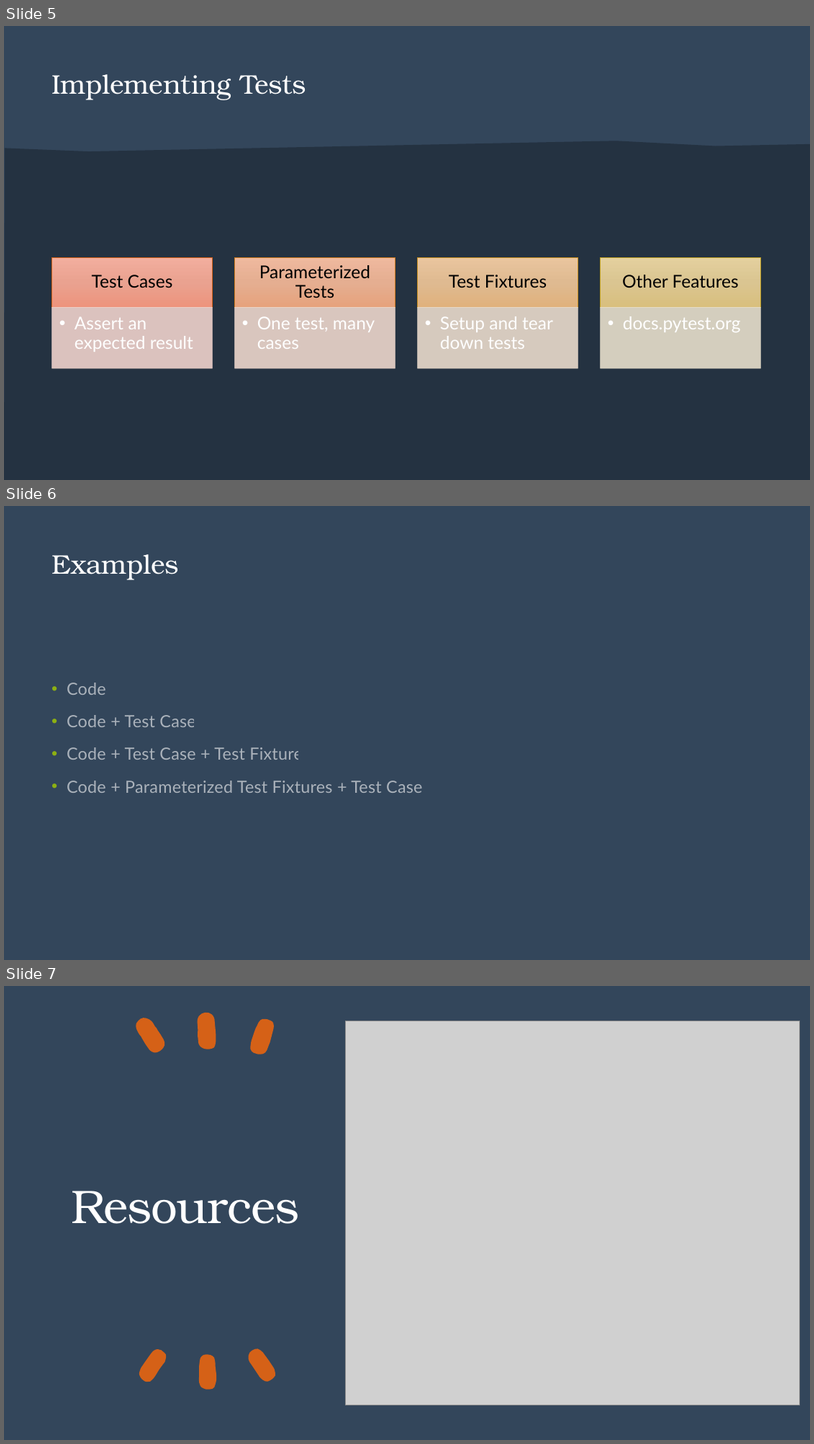
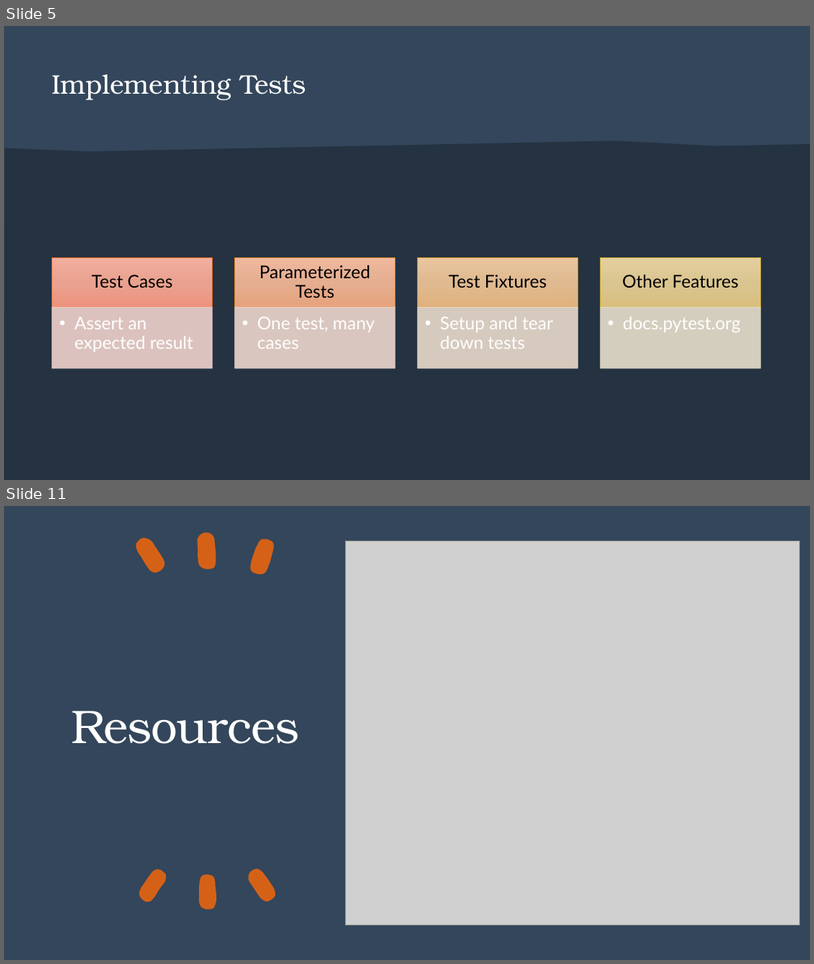
Before and after one commit to hc-sc-ocdo-bdpd/testing-demo, a slide deck: UnitTestingInPython.pptx. Shown one above the other, each under a label of ours: slides 5, 6 and 7 before the commit, slides 5 and 11 after it; the slides between them are not shown. The pictures are 814x1444 and 814x964 pixels, drawn with LibreOffice and Linux fonts; fonts in the diff are those of the drawing; grey boxes stand for pictures. Boxes give left, top, right and bottom in pixels: in the first picture for what was removed or moved away, otherwise in the second. Text is boxed around its words. In the diff, an @@ line names an element or a change of style, - is before the commit and + after.

Commit message:
update examples and slides

```diff
--- a/UnitTestingInPython.pptx
+++ b/UnitTestingInPython.pptx
@@ slide 6 removed at (x1=4, y1=506, x2=810, y2=960), background #243241 @@
@@ rectangle removed at (x1=4, y1=506, x2=810, y2=960) @@
@@ title removed at (x1=52, y1=554, x2=179, y2=580) @@
-Examples
@@ text removed at (x1=67, y1=682, x2=430, y2=793) @@
-• Code
-• Code + Test Case
-• Code + Test Case + Test Fixture
-• Code + Parameterized Test Fixtures + Test Cases
@@ what was slide 7 is now slide 11 @@
```
Also in this commit, not shown: 5 slides added, 1 other file.
